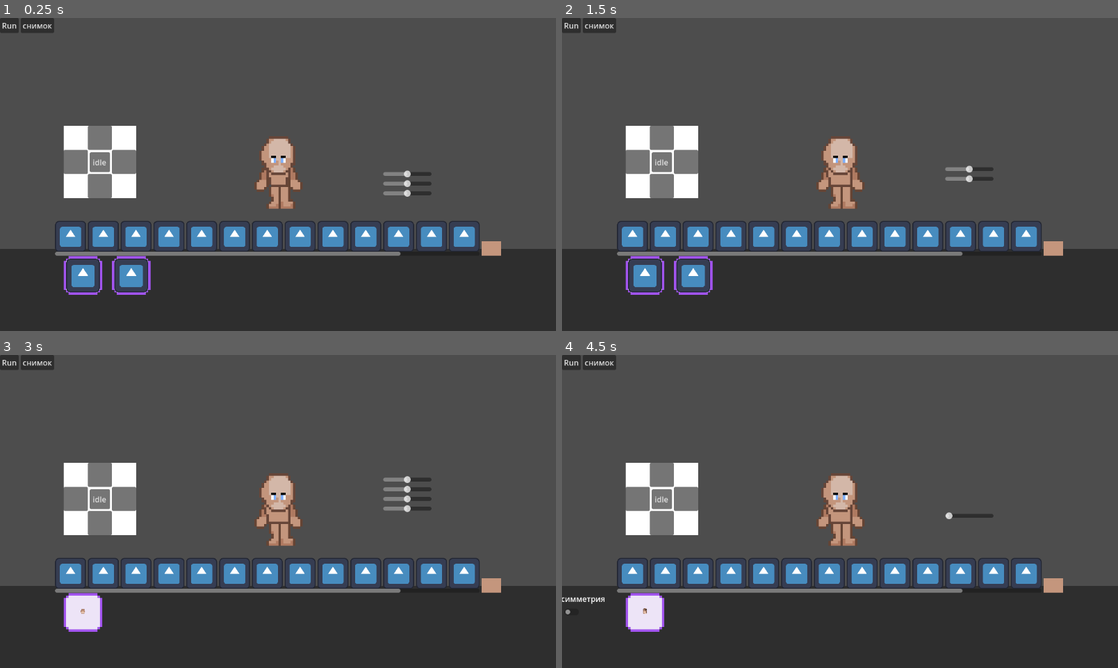
Above: before the commit, frames 1-4 (two rows, left to right).
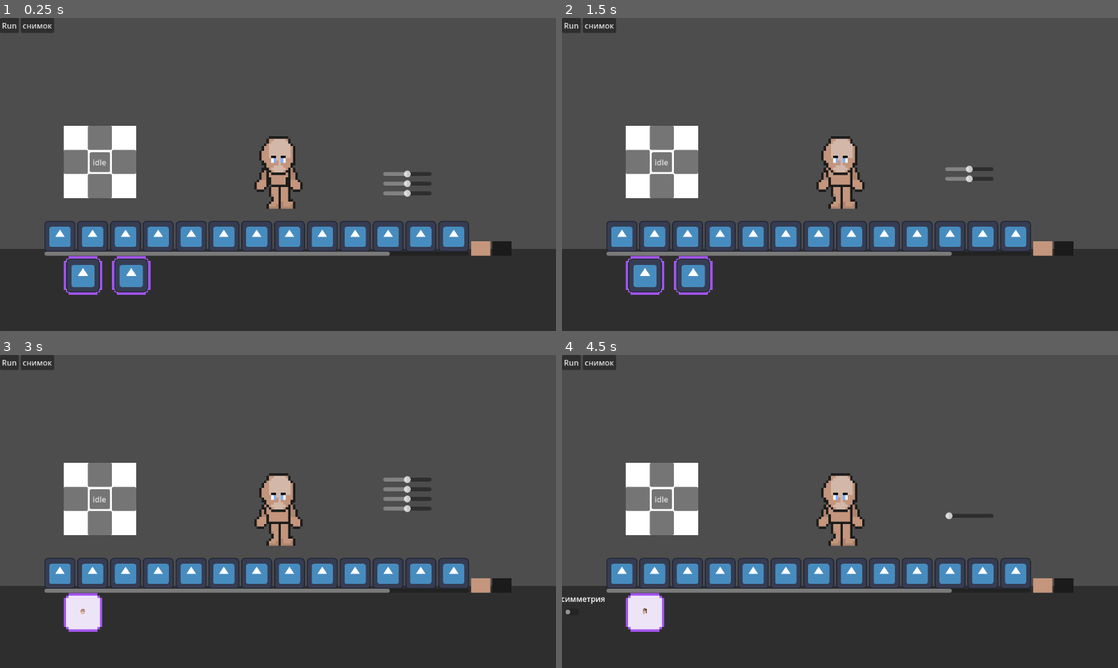
Above: after the commit, the same moments.

Repository: p1petto/CharacterMakerNew
Game: Godot game, scene res://Scenes/maker.tscn
The game is run twice, just before and just after one commit, with the same random seed, the same clock (stepped at 60 frames per second) and the same inputs. The engine's default icon, where the game draws it, is replaced by a stand-in: a white triangle on a blue panel in a dark square.
Inputs (mouse positions are in pixels of both pictures, inside the frame that each line leads up to; where the layout moved, square brackets give the same spot in the first picture):
- Up to frame 1 (0.25 s): no input
- Up to frame 2 (1.5 s): click (645, 274) at 0.5 s; click (695, 274) at 1.27 s
- Up to frame 3 (3 s): click (61, 574) [72, 574] at 2 s; click (105, 574) at 2.77 s
- Up to frame 4 (4.5 s): click (656, 574) at 3.52 s; click (695, 574) at 4.27 s

The runs differ from the first frame. In frame 1, 4.7% of the frame differs, in the area x 8-92%, y 37-76%; in frame 2, 4.7%; in frame 3, 4.7%; in frame 4, 4.7%.

Commit message:
added: разделение покраски обводки и основоного цвета для всего тела

Diff:
--- a/Resources/DynamicPart/Body/ManBody.tres
+++ b/Resources/DynamicPart/Body/ManBody.tres
@@ -23,4 +23,4 @@
 hand_marker_for_body = 2
 color = Color(0.768627, 0.588235, 0.490196, 1)
 glare_color = Color(0.917647, 0.917647, 0.917647, 1)
-line_color = Color(0.243137, 0.133333, 0.105882, 1)
+line_color = Color(0.105882, 0.105882, 0.105882, 1)
--- a/Resources/DynamicPart/Head/head.tres
+++ b/Resources/DynamicPart/Head/head.tres
@@ -23,4 +23,4 @@
 hand_marker_for_body = 0
 color = Color(0.768627, 0.588235, 0.490196, 1)
 glare_color = Color(0.91664, 0.91664, 0.91664, 1)
-line_color = Color(0.241431, 0.133062, 0.10409, 1)
+line_color = Color(0.105882, 0.105882, 0.105882, 1)
--- a/Scenes/character.tscn
+++ b/Scenes/character.tscn
@@ -35,6 +35,7 @@
 walk_animation_offset_vertical = Array[Vector2]([Vector2(0, 0), Vector2(0, 0), Vector2(0, 0), Vector2(0, 0), Vector2(0, 0), Vector2(0, 0)])
 idle_ainmation_offset_horizontal = Array[Vector2]([Vector2(0, 0)])
 walk_animation_offset_horizontal = Array[Vector2]([Vector2(0, 0), Vector2(0, 0), Vector2(0, 0), Vector2(0, 0), Vector2(0, 0), Vector2(0, 0)])
+initial_line_color = Color(0.105882, 0.105882, 0.105882, 1)
 
 [node name="LeftLeg" parent="." node_paths=PackedStringArray("linked_symmetrical_element") groups=["ConditionallyDynamic"] instance=ExtResource("3_imctp")]
 position = Vector2(33, 29)
@@ -49,6 +50,7 @@
 walk_animation_offset_vertical = Array[Vector2]([Vector2(0, 0), Vector2(0, 0), Vector2(0, 0), Vector2(0, 0), Vector2(0, 0), Vector2(0, 0)])
 idle_ainmation_offset_horizontal = Array[Vector2]([Vector2(0, 0)])
 walk_animation_offset_horizontal = Array[Vector2]([Vector2(0, 0), Vector2(0, 0), Vector2(0, 0), Vector2(0, 0), Vector2(0, 0), Vector2(0, 0)])
+initial_line_color = Color(0.105882, 0.105882, 0.105882, 1)
 
 [node name="LeftArm" parent="." node_paths=PackedStringArray("linked_symmetrical_element") groups=["ConditionallyDynamic"] instance=ExtResource("3_imctp")]
 position = Vector2(32, 32)
@@ -63,6 +65,7 @@
 walk_animation_offset_vertical = Array[Vector2]([Vector2(-1, 0), Vector2(1, 0), Vector2(1, -1), Vector2(1, 1), Vector2(-1, -1), Vector2(-1, 1)])
 idle_ainmation_offset_horizontal = Array[Vector2]([Vector2(0, 0)])
 walk_animation_offset_horizontal = Array[Vector2]([Vector2(0, 0)])
+initial_line_color = Color(0.105882, 0.105882, 0.105882, 1)
 
 [node name="RightArm" parent="." node_paths=PackedStringArray("linked_symmetrical_element") groups=["ConditionallyDynamic"] instance=ExtResource("3_imctp")]
 position = Vector2(34, 32)
@@ -77,6 +80,7 @@
 walk_animation_offset_vertical = Array[Vector2]([Vector2(-1, 0), Vector2(1, 0), Vector2(1, -1), Vector2(1, 1), Vector2(-1, -1), Vector2(-1, 1)])
 idle_ainmation_offset_horizontal = Array[Vector2]([Vector2(0, 0)])
 walk_animation_offset_horizontal = Array[Vector2]([Vector2(0, 0)])
+initial_line_color = Color(0.105882, 0.105882, 0.105882, 1)
 
 [node name="Head" parent="." groups=["Dynamic"] instance=ExtResource("1_qwsbw")]
 clip_children = 2
--- a/Scenes/maker.tscn
+++ b/Scenes/maker.tscn
@@ -48,6 +48,7 @@
 [ext_resource type="Script" path="res://Scripts/UI/color_scheme_controller.gd" id="41_nvgda"]
 [ext_resource type="Script" path="res://Scripts/UI/color_scheme_check_boxes.gd" id="42_7jrcx"]
 [ext_resource type="PackedScene" uid="uid://ce7rp68ov1aw6" path="res://Scenes/UI/color_scheme_check_button.tscn" id="42_axf45"]
+[ext_resource type="Script" path="res://Scripts/UI/color_picker_button_container_border.gd" id="45_5q11q"]
 
 [sub_resource type="ViewportTexture" id="ViewportTexture_1urqw"]
 viewport_path = NodePath("SubViewportContainer/SubViewport")
@@ -529,6 +530,13 @@
 size_flags_vertical = 8
 script = ExtResource("26_hr221")
 
+[node name="ColorPickerButtonContainerBorder" type="Container" parent="UI/Catalog/MarginContainer/HBoxContainer"]
+custom_minimum_size = Vector2(40, 30)
+layout_mode = 2
+size_flags_horizontal = 8
+size_flags_vertical = 8
+script = ExtResource("45_5q11q")
+
 [node name="ColorSchemeColorPicker" type="ColorPicker" parent="UI"]
 visible = false
 offset_left = 823.0
--- a/Scripts/ConditionallyDynamicPart/conditionally_dynamic_part.gd
+++ b/Scripts/ConditionallyDynamicPart/conditionally_dynamic_part.gd
@@ -37,8 +37,10 @@
 var start_position: Vector2
 
 var color_picker_button
+var color_picker_button_border
 var cur_color: Color
 var start_color: Color
+@export var initial_line_color:Color
 
 func _ready() -> void:
 
@@ -62,6 +64,7 @@
 
 func _connect_color_changed_signal():
 	color_picker_button.color_changed.connect(_on_color_changed)
+	color_picker_button_border.color_changed.connect(_on_border_color_changed)
 
 func _connect_color():
 	cur_color = conditionally_dynamic.color
@@ -74,6 +77,7 @@
 	# Устанавливаем стартовый цвет белым
 	cur_color = start_color
 	_on_color_changed(cur_color)
+	_on_border_color_changed(initial_line_color)
 
 func _on_color_changed(new_color: Color) -> void:
 
@@ -86,12 +90,19 @@
 	# Применяем цвет, с учётом разницы с белым для `animated_sprite`
 	if animated_sprite:
 		animated_sprite.self_modulate = cur_color
-		border.self_modulate = cur_color
+		#border.self_modulate = cur_color
 
 	# Если есть симметричный элемент, обновляем его отдельно
 	if linked_symmetrical_element and is_symmetrical:
 		linked_symmetrical_element._apply_color_without_propagation(new_color)
 		linked_symmetrical_element.color_picker_button.set_new_bg_color(new_color)
+
+func _on_border_color_changed(new_color: Color) -> void:
+	border.self_modulate = new_color
+	color_picker_button_border.set_new_bg_color(new_color)
+	if linked_symmetrical_element and is_symmetrical:
+		linked_symmetrical_element.border.self_modulate = new_color
+		linked_symmetrical_element.color_picker_button_border.set_new_bg_color(new_color)
 
 # Функция для обновления цвета у симметричного элемента без рекурсии
 func _apply_color_without_propagation(new_color: Color) -> void:
@@ -108,7 +119,7 @@
 	# Обновляем цвет `animated_sprite` с разницей с белым
 	if animated_sprite:
 		animated_sprite.self_modulate = new_color
-		border.self_modulate = new_color
+		#border.self_modulate = new_color
 
 
 func change_direction(direction: String) -> void:
--- a/Scripts/ConditionallyDynamicPart/resource_conditionally_dynamic_part.gd
+++ b/Scripts/ConditionallyDynamicPart/resource_conditionally_dynamic_part.gd
@@ -7,6 +7,7 @@
 
 @export var color: Color
 
+
 # Called when the node enters the scene tree for the first time.
 func _ready() -> void:
 	pass # Replace with function body.
--- a/Scripts/DynamicParts/dynamic_part.gd
+++ b/Scripts/DynamicParts/dynamic_part.gd
@@ -22,6 +22,7 @@
 var flag = true
 
 var color_picker_button
+var color_picker_button_border
 var cur_color: Color
 var initial_line_color: Color
 var initial_glare_color: Color
@@ -32,7 +33,6 @@
 		setup_polygon("down")
 	flag = false
 
-	# Store initial colors
 	if dynamic_part:
 		initial_line_color = dynamic_part.line_color
 		initial_glare_color = dynamic_part.glare_color
@@ -42,22 +42,22 @@
 
 func _connect_color_changed_signal():
 	color_picker_button.color_changed.connect(_on_color_changed)
+	color_picker_button_border.color_changed.connect(_on_border_color_changed)
 
 
 func _connect_color():
 	cur_color = dynamic_part.color
 	color_picker_button._on_color_picker_color_changed(cur_color)
+	color_picker_button_border._on_color_picker_color_changed(initial_line_color)
 	material.set_shader_parameter("cur_color", cur_color)
 
-	# Set initial colors for all elements
 	if polygon2d:
 		polygon2d.color = cur_color
 	if line2d:
-		line2d.default_color = initial_line_color
+		line2d.default_color = Color(1,1,1)
 	if glare:
 		glare.color = initial_glare_color
 
-	color_picker_button.color_picker.color = cur_color
 	set_start_color()
 
 func set_start_color():
@@ -65,19 +65,19 @@
 	if material:
 		material.set_shader_parameter("cur_color", cur_color)
 
-	# Reset polygon2d to exact color from color picker
 	if polygon2d:
 		polygon2d.color = cur_color
 
-	# Reset line2d to its initial color
 	if line2d:
-		line2d.default_color = initial_line_color
-
-	# Reset glare to its initial color
+		line2d.self_modulate = initial_line_color
+
 	if glare:
 		glare.color = initial_glare_color
 	_on_color_changed(cur_color)
+	_on_border_color_changed(initial_line_color)
 	color_picker_button.color_picker.color = cur_color
+	color_picker_button_border.color_picker.color = initial_line_color
+	color_picker_button_border.set_new_bg_color(initial_line_color)
 
 func _on_color_changed(new_color: Color) -> void:
 	cur_color = new_color
@@ -90,17 +90,6 @@
 	if polygon2d:
 		polygon2d.color = cur_color
 
-	# For Line2D - blend the initial line color with the new color
-	var new_line_color = Color(
-			initial_line_color.r + (cur_color.r - initial_line_color.r) * 0.3,
-			initial_line_color.g + (cur_color.g - initial_line_color.g) * 0.3,
-			initial_line_color.b + (cur_color.b - initial_line_color.b) * 0.3,
-			initial_line_color.a
-		)
-
-	line2d.default_color = new_line_color
-
-	# For Glare - blend the initial glare color with the new color
 	if glare:
 		var new_glare_color = Color(
 			initial_glare_color.r + (cur_color.r - initial_glare_color.r) * 0.6,
@@ -109,6 +98,9 @@
 			initial_glare_color.a
 		)
 		glare.color = new_glare_color
+
+func _on_border_color_changed(new_color: Color):
+	line2d.self_modulate = new_color
 
 func get_target_container_slider():
 	var character_part = get_name()
--- a/Scripts/UI/catalog.gd
+++ b/Scripts/UI/catalog.gd
@@ -5,7 +5,9 @@
 @onready var button_scroll_container = $MarginContainer/HBoxContainer/ButtonsScrollContainer
 @onready var character = $"../../SubViewportContainer/SubViewport/Character"
 var color_picker_button
+var color_picker_button_border
 @onready var color_picker_button_container =  $MarginContainer/HBoxContainer/ColorPickerButtonContainer
+@onready var color_picker_button_container_border =  $MarginContainer/HBoxContainer/ColorPickerButtonContainerBorder
 @onready var color_scheme_color_picker = $"../ColorSchemeColorPicker"
 @export var current_tab: CustomTab
 
@@ -34,6 +36,9 @@
 func _initialize_color_picker_button() -> void:
 	color_picker_button = color_picker_button_container.get_node(NodePath(current_tab.name))  # Преобразуем строку в NodePath
 	color_picker_button.visible = true
+	if current_tab.is_in_group("ConditionallyDynamicTab") or current_tab.is_in_group("DynamicTab"):
+		color_picker_button_border= color_picker_button_container_border.get_node(NodePath(current_tab.name))  # Преобразуем строку в NodePath
+		color_picker_button_border.visible = true
 
 #func _on_color_updated(color):
 	#
@@ -46,6 +51,9 @@
 	tab_changed.emit()
 	color_picker_button.button_pressed = false
 	color_picker_button.visible = false
+	if color_picker_button_border:
+		color_picker_button_border.button_pressed = false
+		color_picker_button_border.visible = false
 	color_scheme_color_picker.visible = false
 	if !current_tab.is_in_group("Accessorie") and !current_tab.is_in_group("SettingsTab"):
 		_initialize_color_picker_button()
--- /dev/null
+++ b/Scripts/UI/color_picker_button_container_border.gd
@@ -0,0 +1,28 @@
+extends Container
+
+@onready var catalog = $"../../.."
+@onready var character = $"../../../../../SubViewportContainer/SubViewport/Character"
+@onready var button_scroll_container = $"../ButtonsScrollContainer"
+@onready var color_scheme_controller = $"../../../CatalogContainer/ColorSettings/CenterContainer/ColorSchemeController"
+var color_picker_button_scene = preload("res://Scenes/UI/custom_color_picker_button.tscn")
+
+func _ready() -> void:
+	for child in catalog.get_node("CatalogContainer").get_children():
+		if child.is_in_group("ConditionallyDynamicTab") or child.is_in_group("DynamicTab"):
+			_create_and_assign_color_picker(child)
+
+func _create_and_assign_color_picker(child) -> void:
+	var color_picker_button = color_picker_button_scene.instantiate()
+	color_picker_button.name = child.name
+	color_picker_button.size = Vector2(40, 30)
+
+	add_child(color_picker_button)
+	color_picker_button.visible = false
+
+	var character_element
+	character_element = character.find_child(child.name, true, false)
+	character_element.color_picker_button_border = color_picker_button
+	#color_scheme_controller.body_buttons.append(color_picker_button)
+#
+			#
+			#
--- a/Scripts/character.gd
+++ b/Scripts/character.gd
@@ -10,8 +10,6 @@
 @onready var body = $Body
 @onready var arm_r = $RightArm
 @onready var arm_l = $LeftArm
-
-@onready var color_picker_button_container =  $"../../../UI/Catalog/MarginContainer/HBoxContainer/ColorPickerButtonContainer"
 
 var cur_frame: int
 
@@ -48,11 +46,6 @@
 	clothes_plants_instance.name = "Pants"
 	body.polygon2d.add_child(clothes_plants_instance)
 
-	#
-#func initialize_color_picker_button(node_name):
-	#var color_picker_button = color_picker_button_container.get_node(NodePath(node_name))
-	#return color_picker_button
-
 func _process(delta: float) -> void:
 	pass
 
Binary file changed: Assets/Character/arm/1/border/idle-arm-down.png
Binary file changed: Assets/Character/arm/1/border/idle-arm-top.png
Binary file changed: Assets/Character/arm/1/border/walk-arm-down-2-r.png
Binary file changed: Assets/Character/arm/1/border/walk-arm-down-2.png
Binary file changed: Assets/Character/arm/1/border/walk-arm-down-l-1.png
Binary file changed: Assets/Character/arm/1/border/walk-arm-down-l-3.png
Binary file changed: Assets/Character/arm/1/border/walk-arm-down-r-1.png
Binary file changed: Assets/Character/arm/1/border/walk-arm-down-r-3.png
Binary file changed: Assets/Character/arm/1/border/walk-arm-left-l-1.png
Binary file changed: Assets/Character/arm/1/border/walk-arm-left-l-2.png
Binary file changed: Assets/Character/arm/1/border/walk-arm-left-l-3.png
Binary file changed: Assets/Character/arm/1/border/walk-arm-left-r-1.png
(and 54 more such lines)
